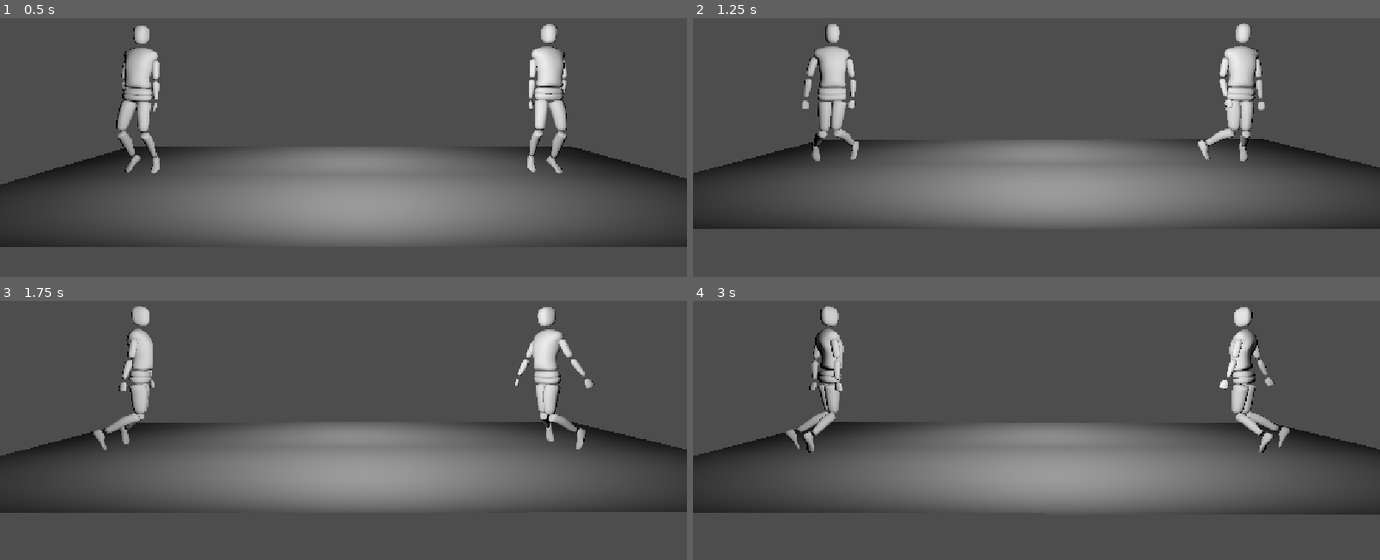
Above: before the commit, frames 1-4 (two rows, left to right).
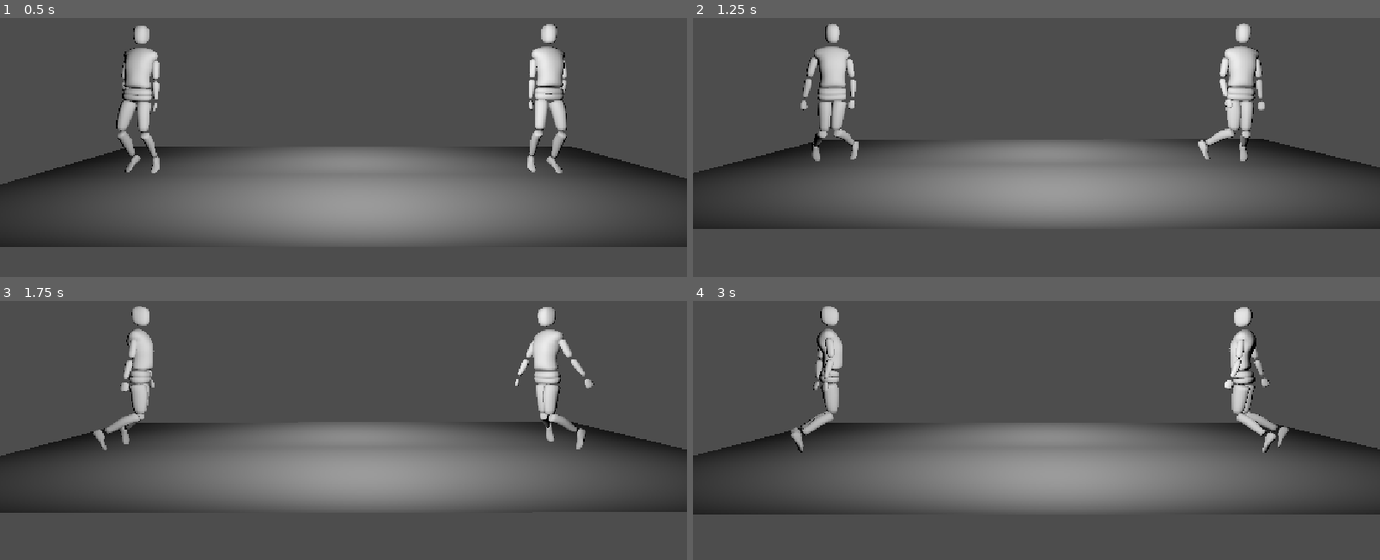
Above: after the commit, the same moments.

Repository: The-MEDINA/SNAP-back
Game: Godot game, scene res://Scenes/controlsTesting.tscn
Two runs of this game, one before a commit and one after it. Both use one fixed random seed, a clock stepped at 60 frames per second and the inputs below. This scene is started directly instead of the project's main scene.
Inputs:
- Up to frame 1 (0.5 s): no input
- Up to frame 2 (1.25 s): hold D (LeftThumbstickRight) from 0.53 s (still down)
- Up to frame 3 (1.75 s): release D (LeftThumbstickRight) at 1.28 s; hold 1 (DebugPlayer1Down) from 1.28 s (still down)
- Up to frame 4 (3 s): release 1 (DebugPlayer1Down) at 2.03 s; hold D (LeftThumbstickRight) 2.03-2.78 s; hold W (LeftThumbstickUp) from 2.78 s (still down)

Frame 1 is identical in both runs. In frame 2, less than 0.1% of the frame differs, in the area x 15-24%, y 15-50%; in frame 3, less than 0.1%; in frame 4, 2.0%, in the area x 0-100%, y 1-83%.

Commit message:
Smoother rotation of player

Diff:
--- a/snap-back/Scripts/characterController.gd
+++ b/snap-back/Scripts/characterController.gd
@@ -46,6 +46,9 @@
 var leftUpperArmTarget: Vector3
 var rightCalfTarget: Vector3
 var leftCalfTarget: Vector3
+
+# Previous rotation value, true or false
+var lastRotationAnglePositive: bool
 
 # Camera for making input relative
 var camera: Camera3D
@@ -138,11 +141,15 @@
 	var axis = Vector3.UP
 	var angle = atan2(forward.cross(targetDirection).y, forward.dot(targetDirection))
 	var correction = angle * rotationSpeed
-	# Rotate torso, apply oppsoite rotation to pelvis to avoid spinning forever
 	# Add rotational velocity
 	topJoint.angular_velocity += axis * correction
 	# Remove rotational velocity to prevent too much spinning
 	topJoint.angular_velocity -= axis * topJoint.angular_velocity.y * rotationDamping * delta
+	# If angular velocity is opposite direction of angle, apply angular velocity
+	if ((topJoint.angular_velocity.y >= 0 && angle < 0) || (topJoint.angular_velocity.y < 0 && angle >= 0)):
+		topJoint.angular_velocity -= axis * topJoint.angular_velocity.y * rotationSpeed
+	# Save sign of signed angle
+	lastRotationAnglePositive = angle >= 0
 
 func _handlePlayerInput(delta: float, grounded: bool) -> void:
 	# Read thumbstick inputs
